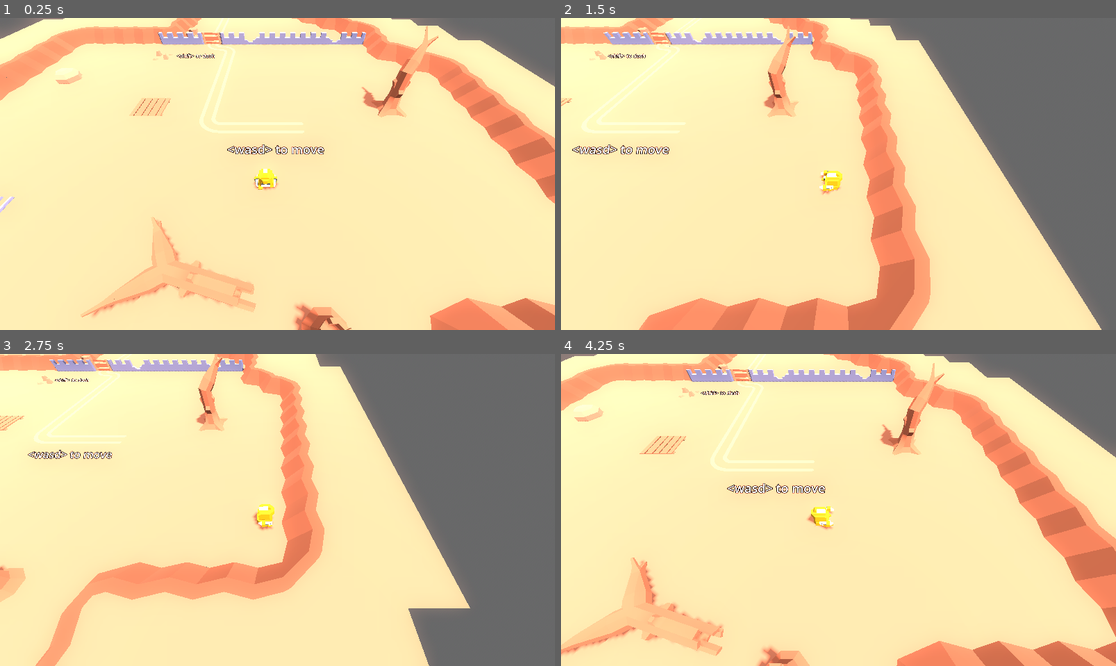
Above: before the commit, frames 1-4 (two rows, left to right).
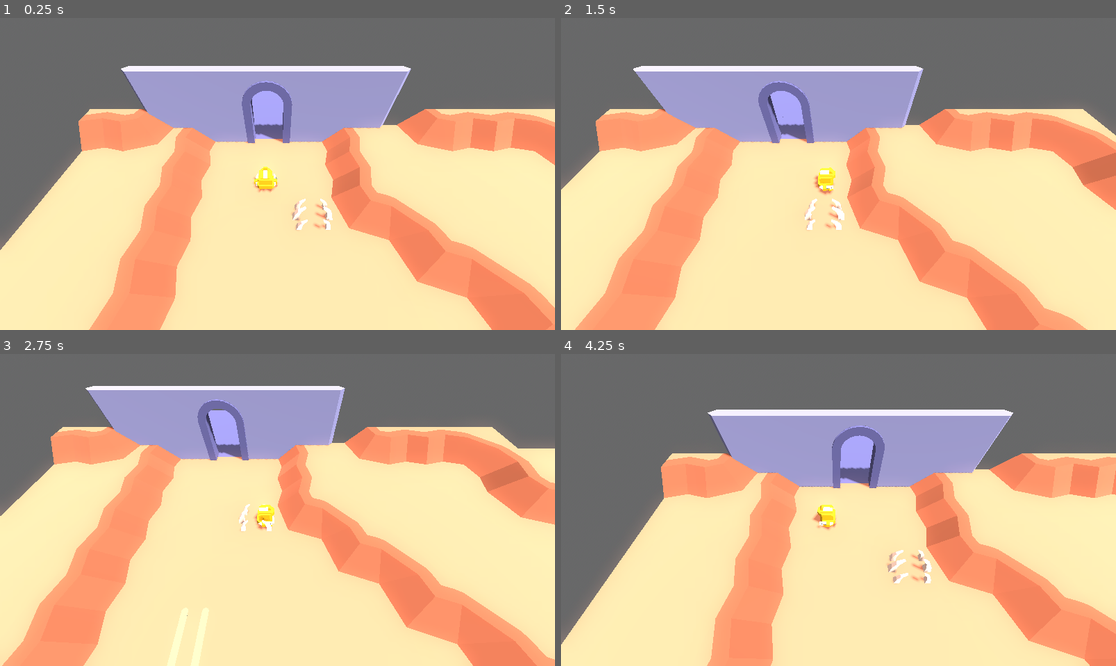
Above: after the commit, the same moments.

Repository: DreadBoy/children-of-the-parapet
Game: Godot game, scene res://scenes/game.tscn
The game is run twice, just before and just after one commit, with the same random seed, the same clock (stepped at 60 frames per second) and the same inputs. Before the commit the project starts from res://scenes/test_scene.tscn.
Inputs:
- Up to frame 1 (0.25 s): no input
- Up to frame 2 (1.5 s): tap Enter at 0.5 s; hold D (move_right) 0.53-1.28 s; hold Shift (dash) 0.53-1.28 s; hold S (move_down) from 1.28 s (still down); tap Shift (dash) at 1.35 s
- Up to frame 3 (2.75 s): release S (move_down) at 2.03 s; hold D (move_right) from 2.03 s (still down); hold Shift (dash) from 2.03 s (still down)
- Up to frame 4 (4.25 s): release D (move_right) at 2.78 s; release Shift (dash) at 2.78 s; hold W (move_up) 2.78-3.53 s; tap Shift (dash) at 2.85 s; hold A (move_left) from 3.53 s (still down); hold Shift (dash) from 3.53 s (still down)

The runs differ from the first frame. In frame 1, 57% of the frame differs, in the area x 0-100%, y 0-100%; in frame 2, 58%; in frame 3, 55%; in frame 4, 64%.

Commit message:
Implement switch from starting area to arena

Diff:
--- a/boss-1/boss-1.gd
+++ b/boss-1/boss-1.gd
@@ -5,9 +5,8 @@
 @export var attack_range = 1
 @export var attack_angle = 30
 
-@export var player: Node3D
-
 @onready var state_machine = $Pivot/"boss-1"/AnimationTree["parameters/playback"]
+@onready var player: Node3D = Global.player
 
 func _ready():
 	state_machine.travel("idle")
@@ -33,12 +32,17 @@
 		state_machine.travel("attack")
 
 func _should_move_closer():
-	var _range = player.transform.origin.distance_to(transform.origin)
-	var angle = (-transform.basis.z).angle_to(player.transform.origin - transform.origin)
-	return _range > attack_range or  angle >  deg_to_rad(attack_angle)
+	var _range = player.global_position.distance_to(global_position)
+	var outOfRange = _range > attack_range
+	var angle = (-transform.basis.z).angle_to(player.global_position - global_position)
+	var outOfAngle = angle > deg_to_rad(attack_angle)
+	return outOfRange or outOfAngle
 
 func _look_after_player(delta):
-	transform = transform.interpolate_with(transform.looking_at(player.transform.origin, Vector3.UP), delta * turn_speed)
+	global_transform = global_transform.interpolate_with(
+		global_transform.looking_at(player.global_position, Vector3.UP),
+		delta * turn_speed
+	)
 
 func _on_player_hit(body: Node3D):
 	print(body)
--- a/camera/camera.gd
+++ b/camera/camera.gd
@@ -1,6 +1,6 @@
 extends Marker3D
 
-@onready var player = $"../character";
+@onready var player = Global.player;
 
 func _process(delta):
 	position = player.position
--- a/project.godot
+++ b/project.godot
@@ -11,9 +11,13 @@
 [application]
 
 config/name="Children-of-the-parapet"
-run/main_scene="res://scenes/test_scene.tscn"
+run/main_scene="res://scenes/game.tscn"
 config/features=PackedStringArray("4.1", "Forward Plus")
 config/icon="res://icon.svg"
+
+[autoload]
+
+Global="*res://scenes/global.gd"
 
 [input]
 
--- /dev/null
+++ b/scenes/arena.tscn
@@ -0,0 +1,9 @@
+[gd_scene load_steps=2 format=3 uid="uid://cqkmqva8c5f37"]
+
+[ext_resource type="PackedScene" uid="uid://bj3xcmibrysj" path="res://boss-1/boss-1.tscn" id="1_qqwke"]
+
+[node name="arena" type="Node3D"]
+transform = Transform3D(1, 0, 0, 0, 1, 0, 0, 0, 1, -12, 0, -1)
+
+[node name="boss-1" parent="." instance=ExtResource("1_qqwke")]
+transform = Transform3D(-4.37114e-08, 0, -1, 0, 1, 0, 1, 0, -4.37114e-08, -3, 0, -1.19209e-07)
--- /dev/null
+++ b/scenes/game.gd
@@ -0,0 +1,5 @@
+extends Node
+
+func on_starting_area_exit():
+	add_child(load("res://scenes/arena.tscn").instantiate())
+	$"starting-area".queue_free()
--- /dev/null
+++ b/scenes/game.tscn
@@ -0,0 +1,47 @@
+[gd_scene load_steps=8 format=3 uid="uid://bjx5wdxhqeuo3"]
+
+[ext_resource type="Script" path="res://camera/camera.gd" id="1_fx8au"]
+[ext_resource type="Script" path="res://scenes/game.gd" id="1_wvkd4"]
+[ext_resource type="PackedScene" uid="uid://dw53w3dfoykvq" path="res://character/character.tscn" id="2_w6bg1"]
+[ext_resource type="PackedScene" uid="uid://pey1pbm2g3n2" path="res://scenes/starting_area.tscn" id="4_oushv"]
+
+[sub_resource type="ProceduralSkyMaterial" id="ProceduralSkyMaterial_uupyu"]
+sky_top_color = Color(1, 1, 1, 1)
+sky_horizon_color = Color(0.851475, 0.851902, 0.8525, 1)
+ground_bottom_color = Color(0.4059, 0.407608, 0.41, 1)
+ground_horizon_color = Color(0.851475, 0.851902, 0.8525, 1)
+
+[sub_resource type="Sky" id="Sky_lwsdv"]
+sky_material = SubResource("ProceduralSkyMaterial_uupyu")
+
+[sub_resource type="Environment" id="Environment_pjy1w"]
+background_mode = 2
+sky = SubResource("Sky_lwsdv")
+ssao_enabled = true
+glow_enabled = true
+
+[node name="Main" type="Node"]
+script = ExtResource("1_wvkd4")
+
+[node name="WorldEnvironment" type="WorldEnvironment" parent="."]
+environment = SubResource("Environment_pjy1w")
+
+[node name="DirectionalLight3D" type="DirectionalLight3D" parent="."]
+transform = Transform3D(-0.866023, -0.433016, 0.250001, 0, 0.499998, 0.866027, -0.500003, 0.749999, -0.43301, 0, 0, 0)
+shadow_enabled = true
+
+[node name="CameraPivot" type="Marker3D" parent="."]
+transform = Transform3D(1, 0, 0, 0, 1, 0, 0, 0, 1, 7.12349, -4.76837e-07, -3.97631)
+script = ExtResource("1_fx8au")
+
+[node name="Camera3D" type="Camera3D" parent="CameraPivot"]
+transform = Transform3D(-4.37114e-08, -0.788011, 0.615662, 0, 0.615662, 0.788011, -1, 3.4445e-08, -2.69114e-08, 2.84837, 4.04888, -0.274703)
+size = 5.0
+
+[node name="player" parent="." instance=ExtResource("2_w6bg1")]
+unique_name_in_owner = true
+transform = Transform3D(-4.37114e-08, 0, 1, 0, 1, 0, -1, 0, -4.37114e-08, -8.87651, -4.76837e-07, -0.976306)
+
+[node name="starting-area" parent="." instance=ExtResource("4_oushv")]
+
+[connection signal="OnAreaExit" from="starting-area" to="." method="on_starting_area_exit"]
--- /dev/null
+++ b/scenes/global.gd
@@ -0,0 +1,3 @@
+extends Node
+
+@onready var player = $/root/Main/player
--- /dev/null
+++ b/scenes/starting_area.gd
@@ -0,0 +1,6 @@
+extends Node
+
+signal OnAreaExit()
+
+func on_doorway_entered(body: Node3D):
+	OnAreaExit.emit()
--- a/scenes/test_scene.tscn
+++ b/scenes/starting_area.tscn
@@ -1,24 +1,8 @@
-[gd_scene load_steps=34 format=3 uid="uid://bjx5wdxhqeuo3"]
-
-[ext_resource type="PackedScene" uid="uid://dw53w3dfoykvq" path="res://character/character.tscn" id="2_0x6iv"]
-[ext_resource type="PackedScene" uid="uid://dji1xlnnies6l" path="res://terrain/terrain.glb" id="2_p36t4"]
-[ext_resource type="PackedScene" uid="uid://n1dsaskndkou" path="res://gate/gate.tscn" id="2_s2oed"]
-[ext_resource type="Script" path="res://camera/camera.gd" id="3_46bpt"]
-
-[sub_resource type="ProceduralSkyMaterial" id="ProceduralSkyMaterial_uupyu"]
-sky_top_color = Color(1, 1, 1, 1)
-sky_horizon_color = Color(0.851475, 0.851902, 0.8525, 1)
-ground_bottom_color = Color(0.4059, 0.407608, 0.41, 1)
-ground_horizon_color = Color(0.851475, 0.851902, 0.8525, 1)
-
-[sub_resource type="Sky" id="Sky_lwsdv"]
-sky_material = SubResource("ProceduralSkyMaterial_uupyu")
-
-[sub_resource type="Environment" id="Environment_pjy1w"]
-background_mode = 2
-sky = SubResource("Sky_lwsdv")
-ssao_enabled = true
-glow_enabled = true
+[gd_scene load_steps=31 format=3 uid="uid://pey1pbm2g3n2"]
+
+[ext_resource type="Script" path="res://scenes/starting_area.gd" id="1_8ojts"]
+[ext_resource type="PackedScene" uid="uid://dji1xlnnies6l" path="res://terrain/terrain.glb" id="1_ot43q"]
+[ext_resource type="PackedScene" uid="uid://n1dsaskndkou" path="res://gate/gate.tscn" id="2_alib5"]
 
 [sub_resource type="BoxShape3D" id="BoxShape3D_mtdnx"]
 size = Vector3(100, 1, 100)
@@ -100,19 +84,16 @@
 [sub_resource type="BoxShape3D" id="BoxShape3D_jun1y"]
 size = Vector3(0.4, 1, 1)
 
-[node name="Main" type="Node"]
-
-[node name="WorldEnvironment" type="WorldEnvironment" parent="."]
-environment = SubResource("Environment_pjy1w")
-
-[node name="DirectionalLight3D" type="DirectionalLight3D" parent="."]
-transform = Transform3D(-0.866023, -0.433016, 0.250001, 0, 0.499998, 0.866027, -0.500003, 0.749999, -0.43301, 0, 0, 0)
-shadow_enabled = true
+[sub_resource type="BoxShape3D" id="BoxShape3D_mhyr6"]
+size = Vector3(0.4, 1, 1)
+
+[node name="starting-area" type="Node"]
+script = ExtResource("1_8ojts")
 
 [node name="terrain" type="StaticBody3D" parent="."]
 collision_mask = 0
 
-[node name="terrain" parent="terrain" instance=ExtResource("2_p36t4")]
+[node name="terrain" parent="terrain" instance=ExtResource("1_ot43q")]
 transform = Transform3D(1, 0, 0, 0, 1, 0, 0, 0, 1, 0, 0, 2)
 
 [node name="ground" type="CollisionShape3D" parent="terrain"]
@@ -223,18 +204,7 @@
 transform = Transform3D(1, 0, 0, 0, 1, 0, 0, 0, 1, -10.5, 0, -2)
 shape = SubResource("BoxShape3D_jun1y")
 
-[node name="gate" parent="." instance=ExtResource("2_s2oed")]
-
-[node name="CameraPivot" type="Marker3D" parent="."]
-transform = Transform3D(1, 0, 0, 0, 1, 0, 0, 0, 1, 7.12349, -4.76837e-07, -3.97631)
-script = ExtResource("3_46bpt")
-
-[node name="Camera3D" type="Camera3D" parent="CameraPivot"]
-transform = Transform3D(-4.37114e-08, -0.788011, 0.615662, 0, 0.615662, 0.788011, -1, 3.4445e-08, -2.69114e-08, 2.84837, 4.04888, -0.274703)
-size = 5.0
-
-[node name="character" parent="." instance=ExtResource("2_0x6iv")]
-transform = Transform3D(-4.37114e-08, 0, -1, 0, 1, 0, 1, 0, -4.37114e-08, 7.12349, -4.76837e-07, -3.97631)
+[node name="gate" parent="." instance=ExtResource("2_alib5")]
 
 [node name="Label3D" type="Label3D" parent="."]
 transform = Transform3D(-4.37114e-08, -0.866025, 0.5, 0, 0.5, 0.866025, -1, 3.78552e-08, -2.18557e-08, 0.587995, 0.291235, -0.743865)
@@ -245,3 +215,13 @@
 transform = Transform3D(-4.37114e-08, -0.866025, 0.5, 0, 0.5, 0.866025, -1, 3.78552e-08, -2.18557e-08, 6.21827, 0.291235, -4.20258)
 text = "<wasd> to move"
 font_size = 64
+
+[node name="Area3D" type="Area3D" parent="."]
+collision_layer = 0
+collision_mask = 2
+
+[node name="CollisionShape3D" type="CollisionShape3D" parent="Area3D"]
+transform = Transform3D(1, 0, 0, 0, 1, 0, 0, 0, 1, -10.5, 0, -1)
+shape = SubResource("BoxShape3D_mhyr6")
+
+[connection signal="body_entered" from="Area3D" to="." method="on_doorway_entered"]
